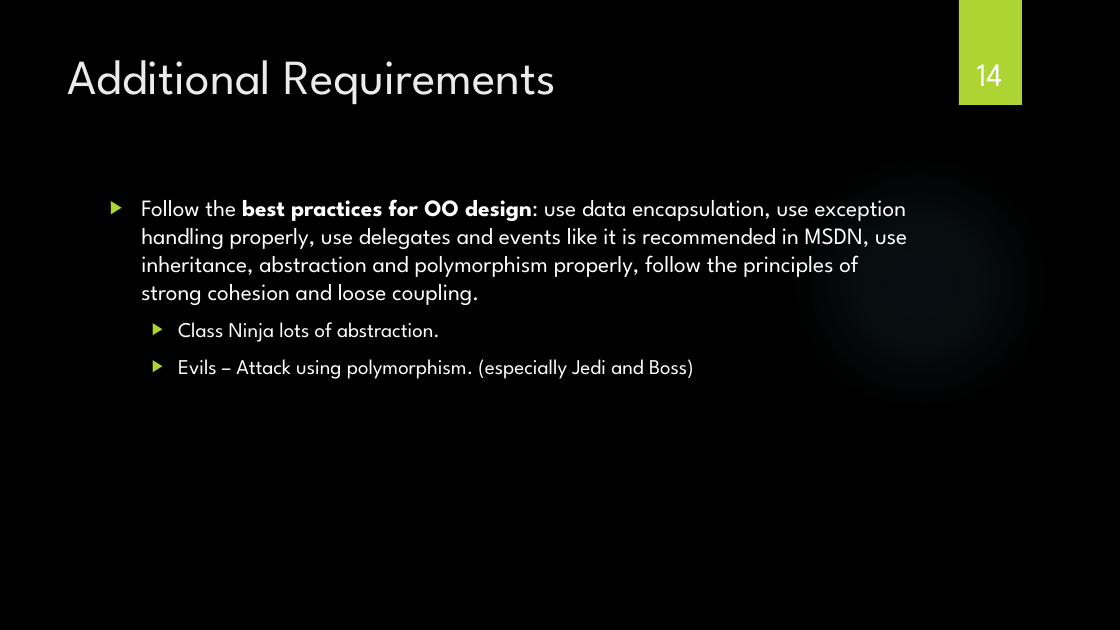
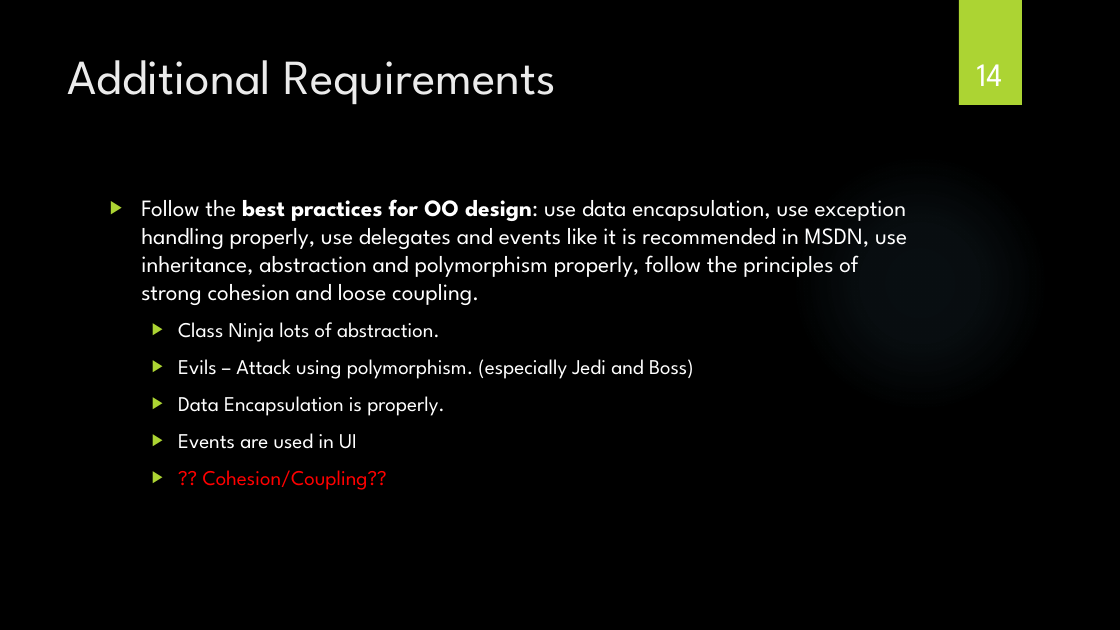
Before and after one commit to JamesJoyceTeam-TheNinjaGame/NinjaRPG, a slide deck: slide 14 of Documentation/Training Ninja.pptx. Drawn at 1120x630 pixels with LibreOffice and Linux fonts; fonts in the diff are those of the drawing; background and template pictures are left out. Boxes give left, top, right and bottom in pixels: in the first picture for what was removed or moved away, otherwise in the second. Text is boxed around its words. In the diff, an @@ line names an element or a change of style, - is before the commit and + after.

```diff
--- a/Documentation/Training Ninja.pptx
+++ b/Documentation/Training Ninja.pptx
@@ text at <box>178,396,445,490</box>: paragraphs added @@
+  ▶ Data Encapsulation is properly.
+  ▶ Events are used in UI
+  ▶ ?? Cohesion/Coupling??
```
Also in this commit, not shown: 6 other slides changed, 1 other file.
